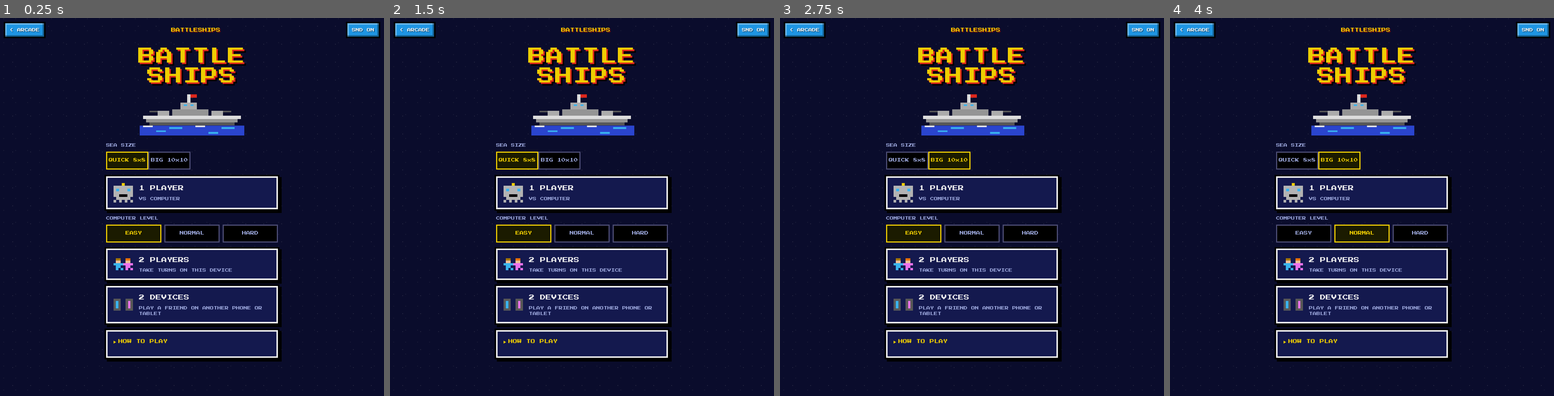
Above: before the commit, frames 1-4 (left to right).
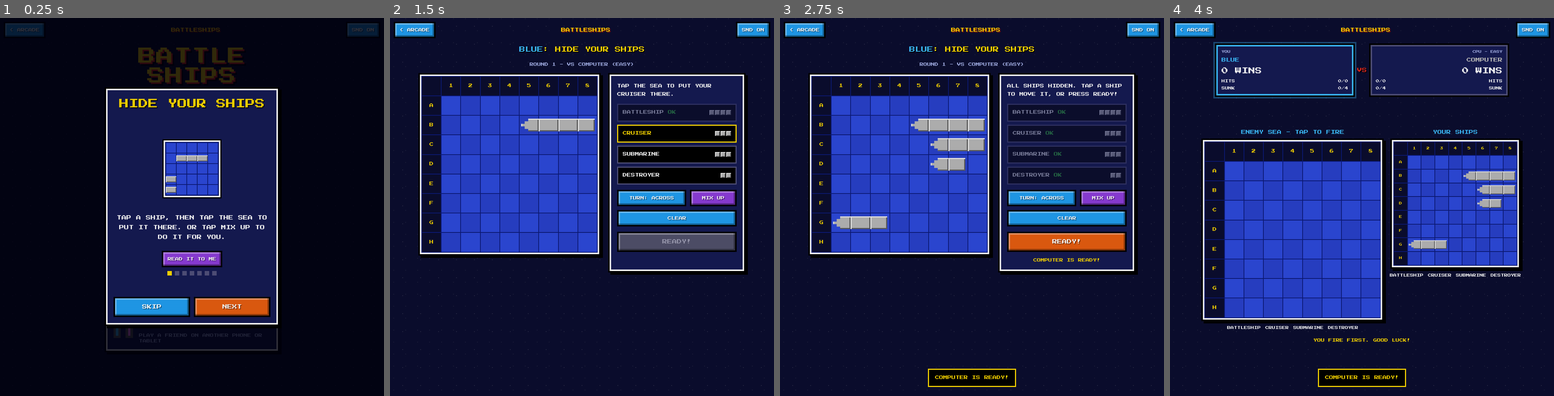
Above: after the commit, the same moments.

Repository: francoisbeyers/arcade
Game: browser game, page battleships.html
Two runs of this game, one before a commit and one after it. Both use one fixed random seed, a clock stepped at 60 frames per second and the inputs below.
Inputs (mouse positions are in pixels of both pictures, inside the frame that each line leads up to):
- Up to frame 1 (0.25 s): no input
- Up to frame 2 (1.5 s): click "2 DEVICES PLAY A FRIEND ON AN…" (after the commit: "SKIP") at 0.27 s; click "OK" (after the commit: "1 PLAYER VS COMPUTER") at 0.52 s; click (528, 123) at 1.27 s, where only the run after the commit has a clickable "B5"
- Up to frame 3 (2.75 s): click (937, 142) at 1.87 s, where only the run after the commit has a clickable "C6"; click (841, 222) at 2.02 s, where only the run after the commit has a clickable "G1"; click "BIG 10x10" (after the commit: "D6") at 2.47 s
- Up to frame 4 (4 s): click (1308, 142) at 3.07 s, where only the run after the commit has a clickable "C5"; click "NORMAL" (after the commit: "READY!") at 3.27 s; click (1454, 244) at 3.67 s, where only the run after the commit has a clickable "G4"

The runs differ from the first frame. In frame 1, 70% of the frame differs, in the area x 0-100%, y 0-100%; in frame 2, 50%; in frame 3, 48%; in frame 4, 52%.

Commit message:
Add picture guides to every game
Step-by-step How to Play with pixel pictures, short sentences and a
Read It To Me button. Opens on the first visit to each game and from a
How to Play button any time. Bumps the offline cache to arcade-v2.

Co-Authored-By: Claude Opus 5.5 <noreply@anthropic.com>

Diff:
--- a/battleships.html
+++ b/battleships.html
@@ -57,19 +57,9 @@
       <span class="field-label">SEA SIZE</span>
       <div id="board-choice"></div>
     </div>
+    <button id="how-btn" class="btn how-btn" type="button">? HOW TO PLAY</button>
     <div id="modes"></div>
 
-    <details class="panel how">
-      <summary>HOW TO PLAY</summary>
-      <ol>
-        <li>Hide your ships: tap a ship, then tap the sea. TURN spins it. Or tap MIX UP to place them all.</li>
-        <li>Take turns firing at the enemy sea.</li>
-        <li><span class="t-red">RED = HIT</span>. <span class="t-green">GREEN = MISS</span>.</li>
-        <li>Sink every enemy ship to win!</li>
-        <li>QUICK uses a smaller sea with 4 ships for shorter games. BIG is the classic 10 by 10 with 5 ships.</li>
-        <li>2 PLAYERS on one device: pass it over when it says so, and no peeking!</li>
-      </ol>
-    </details>
   </section>
 
   <!-- PLACEMENT -->
--- a/css/arcade.css
+++ b/css/arcade.css
@@ -201,6 +201,47 @@
 .how summary { cursor: pointer; color: var(--yellow); font-size: 12px; }
 .how ol { margin: 10px 0 0; padding-left: 22px; font-size: 10px; line-height: 2; color: var(--ink); }
 .how li { margin-bottom: 8px; }
+
+/* picture guides */
+.how-btn { width: min(100%, 460px); background: var(--green); color: #000; text-shadow: none; font-size: 14px; }
+.guide-pic { display: flex; align-items: center; justify-content: center; gap: 14px; height: 190px; flex-wrap: wrap; }
+.small-minis { display: flex; align-items: center; gap: 12px; }
+.small-minis .mini { grid-template-columns: repeat(var(--c), 16px); }
+.small-minis .mini i { width: 16px; height: 16px; }
+.guide-text { min-height: 8em; display: flex; align-items: center; justify-content: center; margin: 0; }
+.guide-pic > .sprite { width: 96px; }
+.guide-pic .arrow { font-size: 20px; color: var(--yellow); }
+.guide-text { font-size: 13px; line-height: 2; text-transform: uppercase; color: #fff; }
+.guide-read { align-self: center; }
+.modal.guide { min-height: min(630px, calc(100vh - 32px)); justify-content: space-between; }
+.guide-dots { display: flex; justify-content: center; gap: 8px; }
+.guide-dots span { width: 12px; height: 12px; background: #50507a; }
+.guide-dots span.on { background: var(--yellow); }
+
+.mini { display: grid; grid-template-columns: repeat(var(--c), 26px); gap: 2px; padding: 3px; border: 4px solid var(--ink); box-shadow: 0 0 0 3px #000; }
+.mini i { display: block; width: 26px; height: 26px; position: relative; }
+.mini-sea { background: #0c1a78; }
+.mini-sea i { background: #2c48d8; }
+.mini-sea .m-s { background: #2c48d8; }
+.mini-sea .m-s::before { content: ''; position: absolute; inset: 5px -1px; background: #b4b4b4; box-shadow: inset 2px 2px 0 #e8e8e8, inset -2px -2px 0 #5c5c5c; }
+.mini-sea .m-x { background: var(--red); }
+.mini-sea .m-x::after { content: 'X'; position: absolute; inset: 0; display: flex; align-items: center; justify-content: center; font-size: 12px; color: #fff; text-shadow: 2px 2px 0 #000; }
+.mini-sea .m-o { background: var(--green); }
+.mini-sea .m-o::after { content: ''; position: absolute; inset: 9px; background: #fff; }
+.mini-sea .m-t { background: #2c48d8; box-shadow: inset 0 0 0 3px var(--yellow); animation: blink 0.6s steps(1) infinite; }
+.mini-four { background: var(--purple); }
+.mini-four i { clip-path: polygon(30% 0, 70% 0, 100% 30%, 100% 70%, 70% 100%, 30% 100%, 0 70%, 0 30%); background: #120c3a; }
+.mini-four .m-b { background: var(--p1); }
+.mini-four .m-p { background: var(--p2); }
+.mini-four .m-B { background: var(--p1); animation: winflash .5s steps(1) infinite; }
+.mini-four .m-a { background: #120c3a; box-shadow: inset 0 0 0 4px var(--yellow); animation: blink .6s steps(1) infinite; }
+@keyframes winflash { 50% { background: var(--yellow); } }
+.mini-cards { display: flex; gap: 8px; flex-wrap: wrap; justify-content: center; }
+.mini-cards i { width: 54px; height: 54px; display: flex; align-items: center; justify-content: center; border: 3px solid #000; box-shadow: 3px 3px 0 #000; font-style: normal; }
+.mc-back { background: repeating-linear-gradient(45deg, #6a2cb8 0 5px, var(--purple) 5px 10px); color: var(--yellow); font-size: 18px; text-shadow: 2px 2px 0 #000; }
+.mc-face { background: #fcf0d8; }
+.mc-face .sprite { width: 36px; }
+.mc-face.hi { border-color: var(--yellow); box-shadow: 3px 3px 0 #000, 0 0 0 3px var(--yellow); }
 
 /* overlay */
 .overlay { position: fixed; inset: 0; background: rgba(0, 0, 12, .8); display: flex; align-items: center; justify-content: center; padding: 16px; z-index: 50; overflow-y: auto; }
--- a/four.html
+++ b/four.html
@@ -28,16 +28,8 @@
   <section id="screen-title" class="screen">
     <h1 class="title mid">FOUR<br>IN A ROW</h1>
     <div class="title-art" id="title-art"></div>
+    <button id="how-btn" class="btn how-btn" type="button">? HOW TO PLAY</button>
     <div id="modes"></div>
-    <details class="panel how">
-      <summary>HOW TO PLAY</summary>
-      <ol>
-        <li>Take turns dropping a counter into a column. Tap anywhere in the column.</li>
-        <li>Get 4 of your colour in a line to win: across, up and down, or slanted.</li>
-        <li>Block your friend when they have 3 in a line!</li>
-        <li>If the board fills up with no winner, it's a draw.</li>
-      </ol>
-    </details>
   </section>
 
   <section id="screen-game" class="screen" hidden>
--- a/js/arcade.js
+++ b/js/arcade.js
@@ -162,6 +162,7 @@
     toastTimer = setTimeout(() => t.classList.remove('show'), 2400);
   }
   function showOverlay({ title, cls = '', body = '', actions = [] }) {
+    $('#overlay .modal').classList.remove('guide');
     const h = $('#ov-title');
     h.textContent = title;
     h.className = cls;
@@ -442,6 +443,69 @@
     });
   }
 
+  /* ---------- picture guides ("how to play") ---------- */
+  // Small pictures built from letters, e.g. mini('sea', ['..s', '.x.', 'o..']).
+  function mini(kind, rows) {
+    let html = `<div class="mini mini-${kind}" style="--c:${rows[0].length}">`;
+    for (const row of rows) for (const ch of row) html += `<i class="m-${ch === '.' ? 'e' : ch}"></i>`;
+    return html + '</div>';
+  }
+  // Memory-style cards: '?' is face down, a sprite name is face up, a trailing '*' highlights it.
+  function miniCards(list) {
+    return `<div class="mini-cards">${list.map((c) => {
+      const hi = c.endsWith('*');
+      const name = c.replace('*', '');
+      return name === '?' ? '<i class="mc-back">?</i>' : `<i class="mc-face${hi ? ' hi' : ''}">${sprite(name)}</i>`;
+    }).join('')}</div>`;
+  }
+  function speak(text) {
+    try {
+      const s = window.speechSynthesis;
+      if (!s) return;
+      s.cancel();
+      const u = new SpeechSynthesisUtterance(text);
+      const v = s.getVoices().find((x) => /en[-_]GB/i.test(x.lang));
+      if (v) u.voice = v;
+      u.lang = 'en-GB';
+      u.rate = 0.9;
+      s.speak(u);
+    } catch (e) { /* speech not available */ }
+  }
+  function stopSpeaking() { try { if (window.speechSynthesis) window.speechSynthesis.cancel(); } catch (e) { /* ignore */ } }
+  const canSpeak = 'speechSynthesis' in window;
+
+  // steps: [{ title, text, pic }]. Text is written normally and shown in capitals.
+  function guide(steps, onDone) {
+    let i = 0;
+    const close = () => { stopSpeaking(); hideOverlay(); if (onDone) onDone(); };
+    const render = () => {
+      stopSpeaking();
+      const st = steps[i];
+      const last = i === steps.length - 1;
+      showOverlay({
+        title: st.title,
+        body: `<div class="guide-pic">${st.pic || ''}</div>
+          <p class="guide-text">${esc(st.text)}</p>
+          ${canSpeak ? '<button type="button" class="btn btn-small btn-purple guide-read" data-read>READ IT TO ME</button>' : ''}
+          <div class="guide-dots" aria-label="Step ${i + 1} of ${steps.length}">${steps.map((_, k) => `<span class="${k === i ? 'on' : ''}"></span>`).join('')}</div>`,
+        actions: [
+          i > 0 ? { label: 'BACK', onClick: () => { i--; render(); } } : { label: 'SKIP', onClick: close },
+          last ? { label: "LET'S PLAY!", primary: true, onClick: close } : { label: 'NEXT', primary: true, onClick: () => { i++; render(); } },
+        ],
+      });
+      $('#overlay .modal').classList.add('guide');
+      const read = $('#ov-body [data-read]');
+      if (read) read.addEventListener('click', () => speak(`${st.title}. ${st.text}`));
+    };
+    render();
+  }
+  // Show the guide automatically the first time a game is opened on this device.
+  function guideOnce(key, steps) {
+    if (store.get(key + '-guide-seen', '0') === '1') return;
+    store.set(key + '-guide-seen', '1');
+    guide(steps);
+  }
+
   /* ---------- header: sound toggle + quit guard ---------- */
   let guard = () => false;
   let leaving = false;
@@ -477,7 +541,7 @@
     $, rand, esc, shuffle, store, Sound, PLAYERS, CPU, CARD_SPRITES, sprite,
     toast, showOverlay, hideOverlay, overlayOpen, confirmBox, handover, choiceRow, modeMenu,
     keepAwake, releaseAwake, Net, online, roomFromUrl, clearRoomFromUrl, connectionLost,
-    setGuard, initHeader,
+    setGuard, initHeader, mini, miniCards, guide, guideOnce,
     setQuiet(v) { quiet = !!v; },
   };
 })();
--- a/js/battleships.js
+++ b/js/battleships.js
@@ -816,6 +816,22 @@
       else startOnline('');
     },
   });
+  const GUIDE = [
+    { title: 'HIDE YOUR SHIPS', text: 'Tap a ship, then tap the sea to put it there. Or tap MIX UP to do it for you.',
+      pic: A.mini('sea', ['.....', '.sss.', '.....', 's....', 's....']) },
+    { title: 'TAKE TURNS TO FIRE', text: 'Tap a square on the enemy sea to fire a shot at it.',
+      pic: A.mini('sea', ['.....', '.....', '..t..', '.....', '.....']) },
+    { title: 'RED MEANS HIT!', text: 'You hit a ship! Fire next to that square to find the rest of it.',
+      pic: A.mini('sea', ['.....', '.ox..', '.....', '...o.', '.....']) },
+    { title: 'GREEN MEANS MISS', text: 'Only water there. Try somewhere else next time.',
+      pic: A.mini('sea', ['o....', '..o..', '....o', '.o...', '...o.']) },
+    { title: 'SINK EVERY SHIP', text: 'Hit every square of every ship. The first to sink the whole fleet wins!',
+      pic: A.sprite('trophy') },
+    { title: 'ONE DEVICE? NO PEEKING!', text: 'When it says PASS, hand it over and look away while your friend plays.',
+      pic: `${A.sprite('kidBlue')}<span class="arrow">&gt;</span>${A.sprite('kidPink')}` },
+    { title: 'QUICK OR BIG?', text: 'QUICK is a small sea with 4 ships for a short game. BIG is the full sea with 5 ships.',
+      pic: `<div class="small-minis">${A.mini('sea', ['ss..', '....', '.s..', '.s..'])}${A.mini('sea', ['s.....', 's..ss.', '......', '.sss..', '......', '...ss.'])}</div>` },
+  ];
   A.initHeader();
   A.setGuard(() => S.phase === 'place' || S.phase === 'connecting' || (S.phase === 'battle' && !S.over));
 
@@ -828,6 +844,8 @@
   });
 
   show('title');
+  $('#how-btn').addEventListener('click', () => { Sound.click(); A.guide(GUIDE); });
   const room = A.roomFromUrl();
   if (room) startOnline(room);
+  else A.guideOnce('bs', GUIDE);
 })();
--- a/js/four.js
+++ b/js/four.js
@@ -326,8 +326,22 @@
       else startOnline('');
     },
   });
+  const GUIDE = [
+    { title: 'DROP A COUNTER', text: 'Tap a column and your counter drops all the way down.',
+      pic: A.mini('four', ['...a...', '.......', '.......', '.......', '.......', '...b...']) },
+    { title: 'TAKE TURNS', text: 'BLUE goes, then PINK, then BLUE again.',
+      pic: A.mini('four', ['.......', '.......', '.......', '...b...', '...p...', '..pbb..']) },
+    { title: 'GET 4 IN A LINE', text: 'Across, up and down, or slanted. Any way counts!',
+      pic: A.mini('four', ['.......', '.......', '.....B.', '....Bp.', '...Bpp.', '..Bpbb.']) },
+    { title: 'BLOCK YOUR FRIEND!', text: 'If they have 3 in a line, drop yours in the gap to stop them.',
+      pic: A.mini('four', ['.......', '.......', '.......', '.......', '.b.b...', '.pppa..']) },
+    { title: 'NO WINNER?', text: "If the board fills up and nobody gets 4, it's a draw. Play again!",
+      pic: A.sprite('four') },
+  ];
   A.initHeader();
   A.setGuard(() => S.phase === 'game' && !S.over);
+  $('#how-btn').addEventListener('click', () => { Sound.click(); A.guide(GUIDE); });
   const room = A.roomFromUrl();
   if (room) startOnline(room);
+  else A.guideOnce('four', GUIDE);
 })();
--- a/js/memory.js
+++ b/js/memory.js
@@ -297,8 +297,20 @@
       else startOnline('');
     },
   });
+  const GUIDE = [
+    { title: 'TAP TWO CARDS', text: 'They turn over so you can see the pictures.',
+      pic: A.miniCards(['duck', '?', 'cat', '?']) },
+    { title: 'SAME PICTURE? KEEP THEM!', text: 'You found a pair! You keep it and have another go.',
+      pic: A.miniCards(['duck*', '?', 'duck*', '?']) },
+    { title: 'DIFFERENT? THEY TURN BACK', text: 'Try hard to remember where each picture was!',
+      pic: `${A.miniCards(['cat', 'duck'])}<span class="arrow">&gt;</span>${A.miniCards(['?', '?'])}` },
+    { title: 'FIND ALL THE PAIRS', text: 'On your own, find them in as few goes as you can. With a friend, whoever finds the most pairs wins!',
+      pic: A.sprite('trophy') },
+  ];
   A.initHeader();
   A.setGuard(() => (S.phase === 'game' && !S.over && (S.moves > 0 || S.mode === 'online')) || S.phase === 'connecting');
+  $('#how-btn').addEventListener('click', () => { Sound.click(); A.guide(GUIDE); });
   const room = A.roomFromUrl();
   if (room) startOnline(room);
+  else A.guideOnce('mem', GUIDE);
 })();
--- a/memory.html
+++ b/memory.html
@@ -32,17 +32,8 @@
       <span class="field-label">HOW MANY CARDS?</span>
       <div id="size-choice"></div>
     </div>
+    <button id="how-btn" class="btn how-btn" type="button">? HOW TO PLAY</button>
     <div id="modes"></div>
-    <details class="panel how">
-      <summary>HOW TO PLAY</summary>
-      <ol>
-        <li>Tap two cards to turn them over.</li>
-        <li>Same picture? You keep the pair and go again!</li>
-        <li>Different? They turn back over. Try to remember where they were!</li>
-        <li>1 PLAYER: find all the pairs in as few goes as you can.</li>
-        <li>2 PLAYERS: whoever finds the most pairs wins.</li>
-      </ol>
-    </details>
   </section>
 
   <section id="screen-game" class="screen" hidden>
--- a/sw.js
+++ b/sw.js
@@ -1,7 +1,7 @@
 /* Pixel Arcade offline cache.
    Serves saved copies first so the games open with no signal, and quietly
    refreshes them in the background when online. Bump VERSION on each release. */
-const VERSION = 'arcade-v1';
+const VERSION = 'arcade-v2';
 const LOCAL = [
   './', 'index.html', 'battleships.html', 'four.html', 'memory.html',
   'css/arcade.css', 'css/battleships.css', 'css/four.css', 'css/memory.css',
